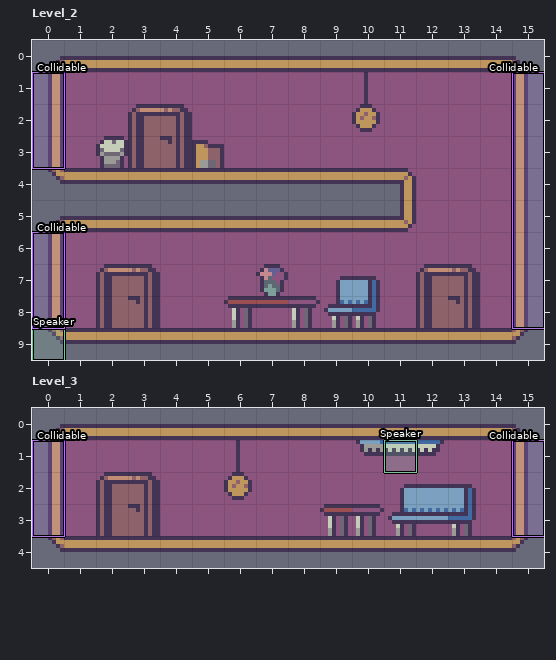
LDtk project: assets/map_basic0.ldtk. The picture above was drawn from the file before the commit.
Cells are 8x8 px. Shown: Level_2 x 0..15, y 0..9; Level_3 x 0..15, y 0..4. The commit also changed other parts of the map, which this record leaves out.
Now the later version:
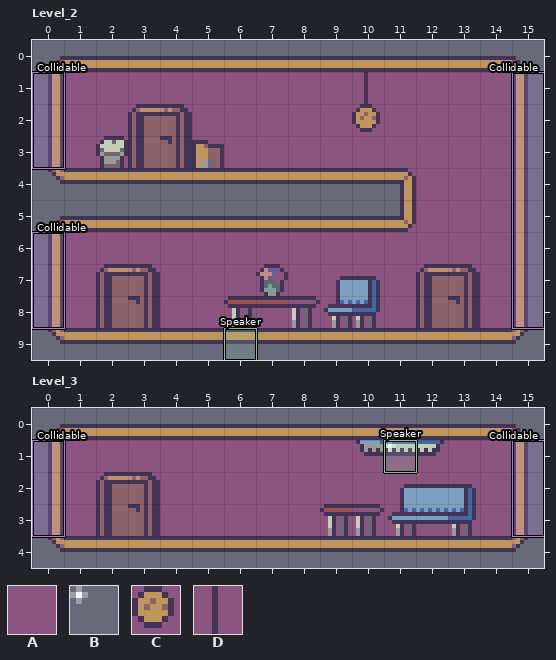
Key: from "Atl_main": A 17, B 97, C 17 under 21, D 17 under 5.
_ is an empty cell, . an unchanged one.
Objects are placed by their top-left corner, in cells (3,4 is the top-left corner of cell 3,4); size is 1x1 cell unless given.
From old to new:
--- layer "Entities", Level_2
-"Speaker" rectangle at 0,9
+"Speaker" rectangle at 6,9
--- layer "Tiles", Level_3
@@ x 6..6 @@
-1 D
-2 C
+1 A
+2 A
--- layer "Entities", Level_3
+B "ParticleSpawner" at 10,1 size 3x1
